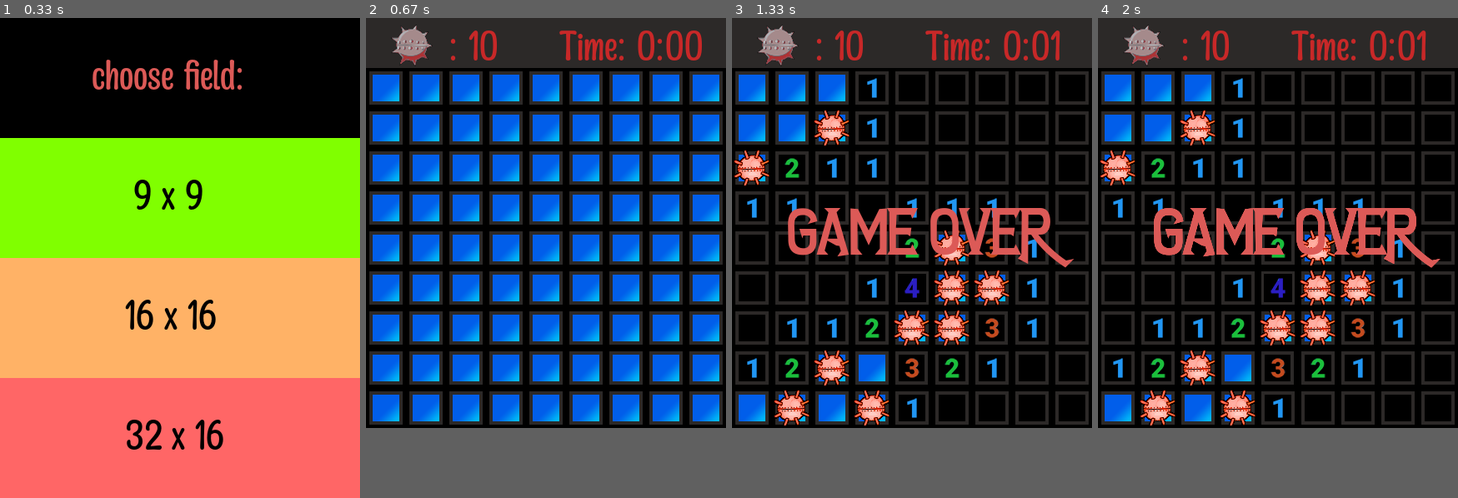
Above: before the commit, frames 1-4 (left to right).
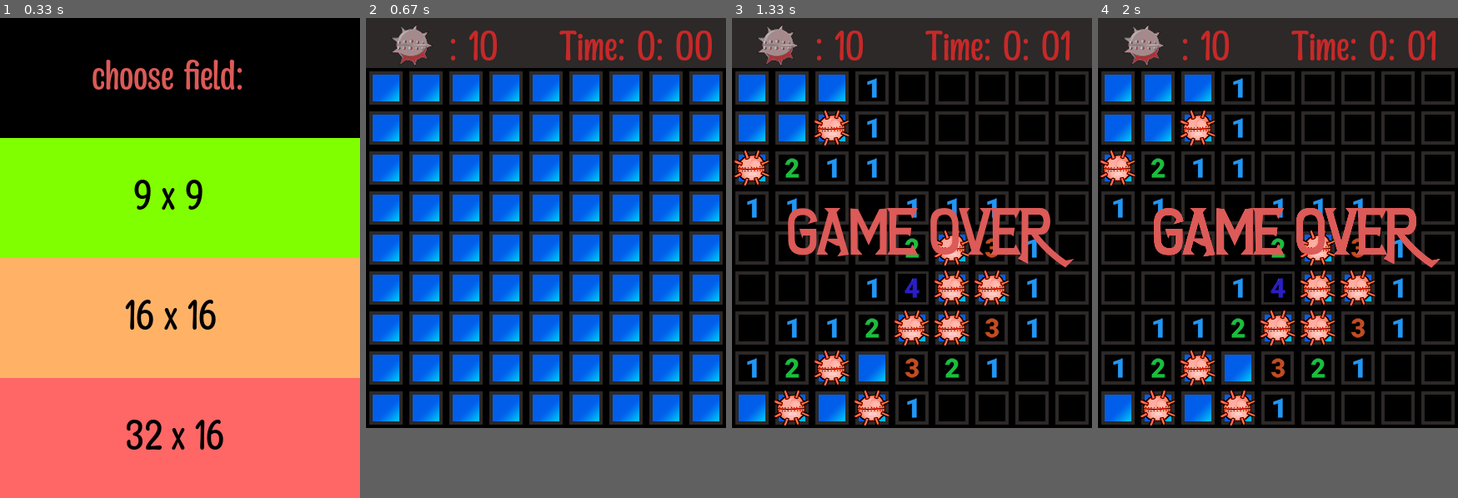
Above: after the commit, the same moments.

Repository: Nikomah/Minesweeper-pygame
Game: pygame game, started from main.py
The game is run twice, just before and just after one commit, with the same random seed, the same clock (stepped at 60 frames per second) and the same inputs.
Inputs (mouse positions are in pixels of both pictures, inside the frame that each line leads up to):
- Up to frame 1 (0.33 s): no input
- Up to frame 2 (0.67 s): press the mouse at (546, 440) at 0.37 s; move the mouse to (488, 310) at 0.47 s; release the mouse at (434, 186) at 0.6 s
- Up to frame 3 (1.33 s): press the mouse at (793, 128) at 0.7 s; move the mouse to (829, 190) at 0.8 s; release the mouse at (865, 253) at 0.93 s; click (829, 138) at 1.08 s
- Up to frame 4 (2 s): no input

Frame 1 is identical in both runs. In frame 2, 0.5% of the frame differs, in the area x 83-97%, y 2-9%; in frame 3, 0.3%; in frame 4, 0.3%.

Commit message:
Упростил check_nearby_mines, убрав ненужный список number_of_nearby_mines. Сделал из него простую переменную и добавил обыкновенный счетчик.
Signed-off-by: Nikomah <d.nikomah@yandex.ru>

Diff:
--- a/game.py
+++ b/game.py
@@ -47,7 +47,7 @@
             x_mine = choice(self.x_cell_list)
             y_mine = choice(self.y_cell_list)
             self.y_mine_list.append(y_mine)
-            if self.chek_of_duplicate_mines(x_mine):
+            if self.check_of_duplicate_mines(x_mine):
                 del self.y_mine_list[-1]
                 continue
             else:
@@ -56,7 +56,7 @@
             mine = Mine()
             mine.rect.topleft = (x_mine, y_mine)
 
-    def chek_of_duplicate_mines(self, x_mine):
+    def check_of_duplicate_mines(self, x_mine):
         """ Checks for duplicate mines.
         """
         list_of_occurrences = [i for i in range(len(self.x_mine_list)) if self.x_mine_list[i] == x_mine]
@@ -78,13 +78,13 @@
                 4: ((x - 48), y), 5: (x, y), 6: ((x + 48), y),
                 7: ((x - 48), (y + 48)), 8: (x, (y + 48)), 9: ((x + 48), (y + 48))
             }
-        number_of_nearby_mines = []
+        number_of_nearby_mines = 0
         for i in dict_of_nearby_cells:
             if dict_of_nearby_cells[i] in mine_list:
-                number_of_nearby_mines.append(dict_of_nearby_cells[i])
-        if len(number_of_nearby_mines) > 0:
+                number_of_nearby_mines += 1
+        if number_of_nearby_mines > 0:
             digit = Digit()
-            digit.image.blit(digit_list[len(number_of_nearby_mines) - 1], (0, 0))
+            digit.image.blit(digit_list[number_of_nearby_mines - 1], (0, 0))
             digit.rect.topleft = x, y
 
     def set_nearby_mines(self):
@@ -221,10 +221,10 @@
         time_str_s = str(int(time_s) - int(time_m) * 60)
         time_str_m = str(int(time_m))
         if 0 <= int(time_s) - int(time_m) * 60 < 10:
-            self.print_text(f'Time: {time_str_m}:0{time_str_s}', self.field_width - 200, 15,
+            self.print_text(f'Time: {time_str_m}: 0{time_str_s}', self.field_width - 200, 15,
                             (200, 40, 40), 'fonts/MangabeyRegular-rgqVO.otf', 50)
         else:
-            self.print_text(f'Time: {time_str_m}:{time_str_s}', self.field_width - 200, 15,
+            self.print_text(f'Time: {time_str_m}: {time_str_s}', self.field_width - 200, 15,
                             (200, 40, 40), 'fonts/MangabeyRegular-rgqVO.otf', 50)
 
     def you_win(self):
--- a/main.py
+++ b/main.py
@@ -1,8 +1,6 @@
 
 from game import *
 
-pygame.init()
-pygame.font.init()
 
 clock = pygame.time.Clock()
 
@@ -20,43 +18,47 @@
     screen.blit(text, (x, y))
 
 
-easy = Menu()
-easy.image.fill((128, 255, 0))
-easy.rect.topleft = 0, 144
-screen.blit(easy.image, easy.rect)
+def run_main():
+    easy = Menu()
+    easy.image.fill((128, 255, 0))
+    easy.rect.topleft = 0, 144
+    screen.blit(easy.image, easy.rect)
 
-middle = Menu()
-middle.image.fill((255, 178, 102))
-middle.rect.topleft = 0, 288
-screen.blit(middle.image, middle.rect)
+    middle = Menu()
+    middle.image.fill((255, 178, 102))
+    middle.rect.topleft = 0, 288
+    screen.blit(middle.image, middle.rect)
 
-strong = Menu()
-strong.image.fill((255, 102, 102))
-strong.rect.topleft = 0, 432
-screen.blit(strong.image, strong.rect)
+    strong = Menu()
+    strong.image.fill((255, 102, 102))
+    strong.rect.topleft = 0, 432
+    screen.blit(strong.image, strong.rect)
 
-print_text('choose field:', 110, 50, font_color=(220, 90, 87))
-print_text('9 x 9', 160, 194)
-print_text('16 x 16', 150, 338)
-print_text('32 x 16', 150, 482)
+    print_text('choose field:', 110, 50, font_color=(220, 90, 87))
+    print_text('9 x 9', 160, 194)
+    print_text('16 x 16', 150, 338)
+    print_text('32 x 16', 150, 482)
 
-game = True
-while game:
-    for event in pygame.event.get():
-        if event.type == pygame.QUIT:
-            pygame.quit()
-            quit()
-        if event.type == pygame.MOUSEBUTTONUP:
-            if easy.rect.collidepoint(event.pos):
-                easy_game = Game(9, 9, mine_number=10)
-                easy_game.run_game()
-            if middle.rect.collidepoint(event.pos):
-                middle_game = Game(16, 16, mine_number=40)
-                middle_game.run_game()
-            if strong.rect.collidepoint(event.pos):
-                strong_game = Game(30, 16, mine_number=99)
-                strong_game.run_game()
-    pygame.display.flip()
-    clock.tick(30)
-    pygame.display.update()
-quit()
+    game = True
+    while game:
+        for event in pygame.event.get():
+            if event.type == pygame.QUIT:
+                pygame.quit()
+                quit()
+            if event.type == pygame.MOUSEBUTTONUP:
+                if easy.rect.collidepoint(event.pos):
+                    easy_game = Game(9, 9, mine_number=10)
+                    easy_game.run_game()
+                if middle.rect.collidepoint(event.pos):
+                    middle_game = Game(16, 16, mine_number=40)
+                    middle_game.run_game()
+                if strong.rect.collidepoint(event.pos):
+                    strong_game = Game(30, 16, mine_number=99)
+                    strong_game.run_game()
+        pygame.display.flip()
+        clock.tick(30)
+        pygame.display.update()
+    quit()
+
+
+run_main()
